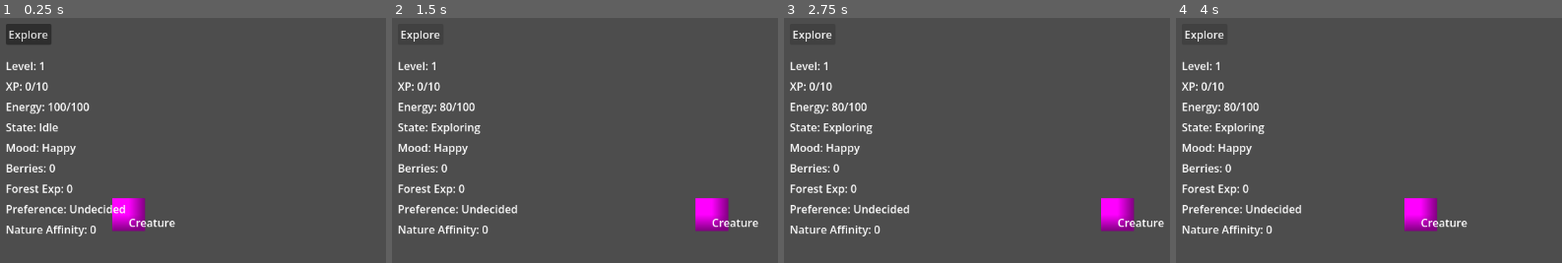
Above: before the commit, frames 1-4 (left to right).
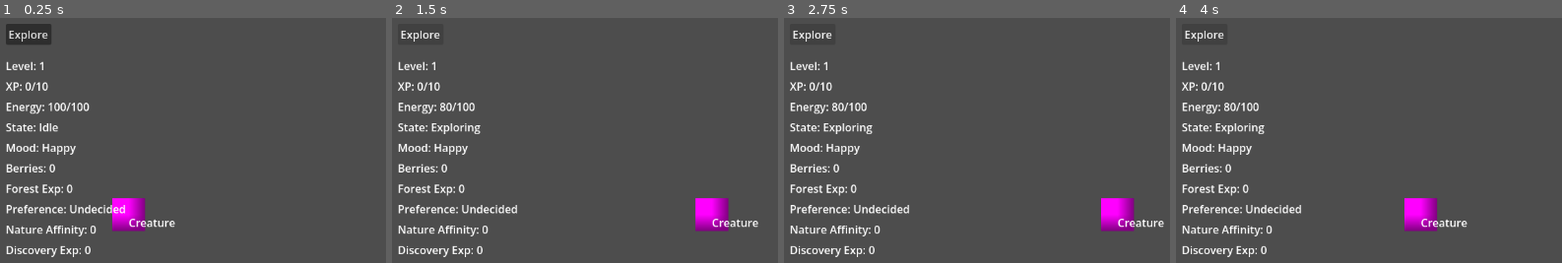
Above: after the commit, the same moments.

Repository: Radhika-15-Agarwal/CreatureGame
Game: Godot game, scene res://scenes/main.tscn
Same seed, same stepped clock (60 frames per second), same inputs: the game is played once before the commit and once after it.
Inputs:
- Up to frame 1 (0.25 s): no input
- Up to frame 2 (1.5 s): click "Explore" at 0.5 s; click "Explore" at 1.25 s
- Up to frame 3 (2.75 s): click "Explore" at 2 s
- Up to frame 4 (4 s): tap Enter at 2.75 s; tap Space at 3.5 s

The runs differ from the first frame. In frame 1, 0.4% of the frame differs, in the area x 1-24%, y 92-98%; in frame 2, 0.4%; in frame 3, 0.4%; in frame 4, 0.4%.

Commit message:
Add discovery experience system

Diff:
--- a/scenes/main.tscn
+++ b/scenes/main.tscn
@@ -95,4 +95,11 @@
 offset_bottom = 333.0
 text = "Nature Affinity: 0"
 
+[node name="DiscoveryExpLabel" type="Label" parent="CanvasLayer" unique_id=997877569]
+offset_left = 20.0
+offset_top = 340.0
+offset_right = 145.0
+offset_bottom = 363.0
+text = "Discovery Exp: 0"
+
 [connection signal="pressed" from="CanvasLayer/ExploreButton" to="." method="_on_explore_button_pressed"]
--- a/scripts/creature.gd
+++ b/scripts/creature.gd
@@ -33,11 +33,16 @@
 }
 
 var experiences := {
-	"Forest": 0
+	"Forest": 0,
+	"Discovery": 0
 }
 
-var min_experience_reward := 1
-var max_experience_reward := 3
+# Experience Rewards
+var min_forest_exp_reward := 1
+var max_forest_exp_reward := 3
+
+var discovery_chance := 0.3
+var discovery_reward := 1
 
 var forest_preference_threshold := 10
 
@@ -89,10 +94,14 @@
 	inventory["Berry"] += berry_reward
 
 	var forest_exp_reward = randi_range(
-		min_experience_reward,
-		max_experience_reward
+		min_forest_exp_reward,
+		max_forest_exp_reward
 	)
 	gain_experience("Forest", forest_exp_reward)
+
+	if randf() < discovery_chance:
+		gain_experience("Discovery", discovery_reward)
+		print("Discovered something new!")
 
 	if get_affinity("Nature") > 0:
 		var bonus_chance = get_affinity("Nature") * nature_affinity_exp_bonus_chance
--- a/scripts/main.gd
+++ b/scripts/main.gd
@@ -11,6 +11,7 @@
 @onready var forest_exp_label = $CanvasLayer/ForestExpLabel
 @onready var preference_label = $CanvasLayer/PreferenceLabel
 @onready var nature_affinity_label = $CanvasLayer/NatureAffinityLabel
+@onready var discovery_exp_label = $CanvasLayer/DiscoveryExpLabel
 
 func _on_explore_button_pressed():
 	creature.explore()
@@ -35,6 +36,7 @@
 	mood_label.text = "Mood: " + creature.get_mood()
 	berry_label.text = "Berries: %d" % creature.get_item_count("Berry")
 	forest_exp_label.text = "Forest Exp: %d" % creature.get_experience("Forest")
+	discovery_exp_label.text = "Discovery Exp: %d" % creature.get_experience("Discovery")
 
 	preference_label.text = "Preference: " + creature.get_preference()
 	nature_affinity_label.text = "Nature Affinity: %d" % creature.get_affinity("Nature")
